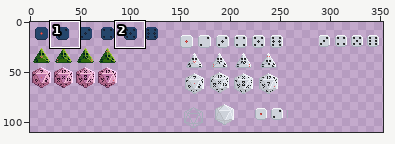
Two versions of one sprite sheet, Sprites/die.png. Above, an overview of the earlier version with the close-up marked.
Close-up. Earlier state:
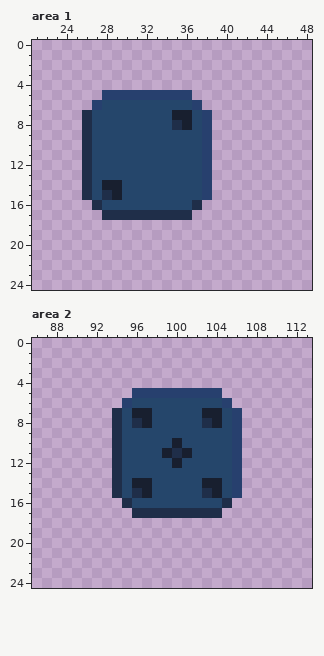
The file is 356x112 pixels. Colours within 5 levels of each other are drawn and written as one. Shown: area 1: x 21..48, y 0..24; area 2: x 86..113, y 0..24. The wide view leaves out empty margins.
New version:
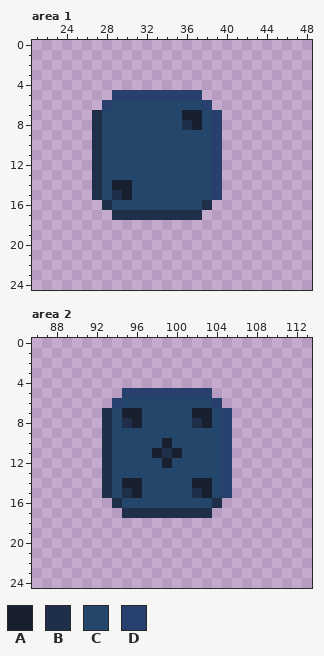
Palette (. is transparent): A #181f2f  B #1f2e49  C #25466b  D #27406e
Change:
--- area 1
@@ x 24..41 @@
  4 ..................
- 5 ....DDDDDDDDD.....
- 6 ...DCCCCCCCCCD....
- 7 ..BCCCCCCCCAACD...
- 8 ..BCCCCCCCCBACD...
- 9 ..BCCCCCCCCCCCD...
-10 ..BCCCCCCCCCCCD...
-11 ..BCCCCCCCCCCCD...
-12 ..BCCCCCCCCCCCD...
-13 ..BCCCCCCCCCCCD...
-14 ..BCAACCCCCCCCD...
-15 ..BCBACCCCCCCCD...
-16 ...BCCCCCCCCCB....
-17 ....BBBBBBBBB.....
+ 5 .....DDDDDDDDD....
+ 6 ....DCCCCCCCCCD...
+ 7 ...BCCCCCCCCAACD..
+ 8 ...BCCCCCCCCBACD..
+ 9 ...BCCCCCCCCCCCD..
+10 ...BCCCCCCCCCCCD..
+11 ...BCCCCCCCCCCCD..
+12 ...BCCCCCCCCCCCD..
+13 ...BCCCCCCCCCCCD..
+14 ...BCAACCCCCCCCD..
+15 ...BCBACCCCCCCCD..
+16 ....BCCCCCCCCCB...
+17 .....BBBBBBBBB....
 18 ..................
--- area 2
@@ x 91..108 @@
  4 ..................
- 5 .....DDDDDDDDD....
- 6 ....DCCCCCCCCCD...
- 7 ...BCAACCCCCAACD..
- 8 ...BCBACCCCCBACD..
- 9 ...BCCCCCCCCCCCD..
-10 ...BCCCCCACCCCCD..
-11 ...BCCCCABACCCCD..
-12 ...BCCCCCACCCCCD..
-13 ...BCCCCCCCCCCCD..
-14 ...BCAACCCCCAACD..
-15 ...BCBACCCCCBACD..
-16 ....BCCCCCCCCCB...
-17 .....BBBBBBBBB....
+ 5 ....DDDDDDDDD.....
+ 6 ...DCCCCCCCCCD....
+ 7 ..BCAACCCCCAACD...
+ 8 ..BCBACCCCCBACD...
+ 9 ..BCCCCCCCCCCCD...
+10 ..BCCCCCACCCCCD...
+11 ..BCCCCABACCCCD...
+12 ..BCCCCCACCCCCD...
+13 ..BCCCCCCCCCCCD...
+14 ..BCAACCCCCAACD...
+15 ..BCBACCCCCBACD...
+16 ...BCCCCCCCCCB....
+17 ....BBBBBBBBB.....
 18 ..................
